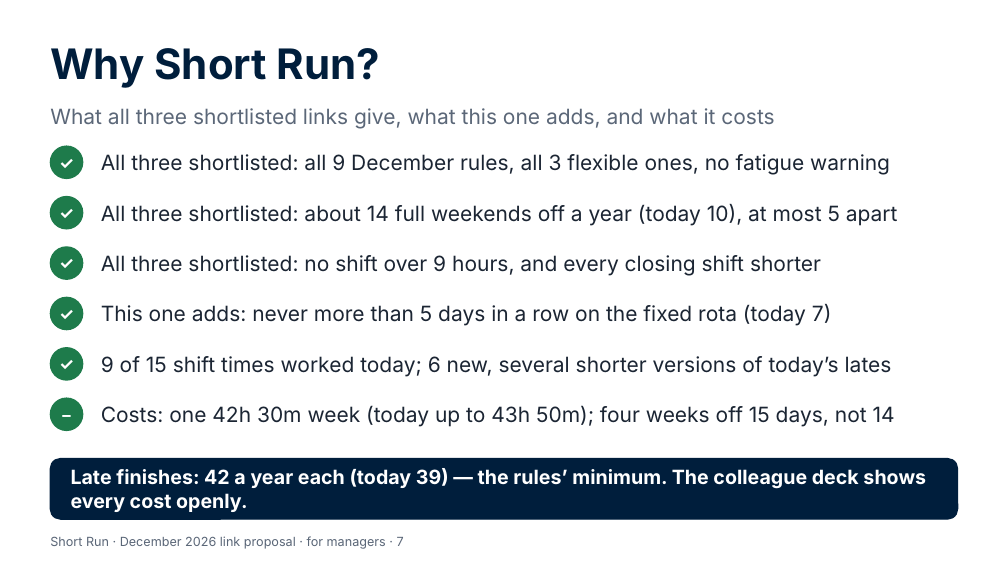
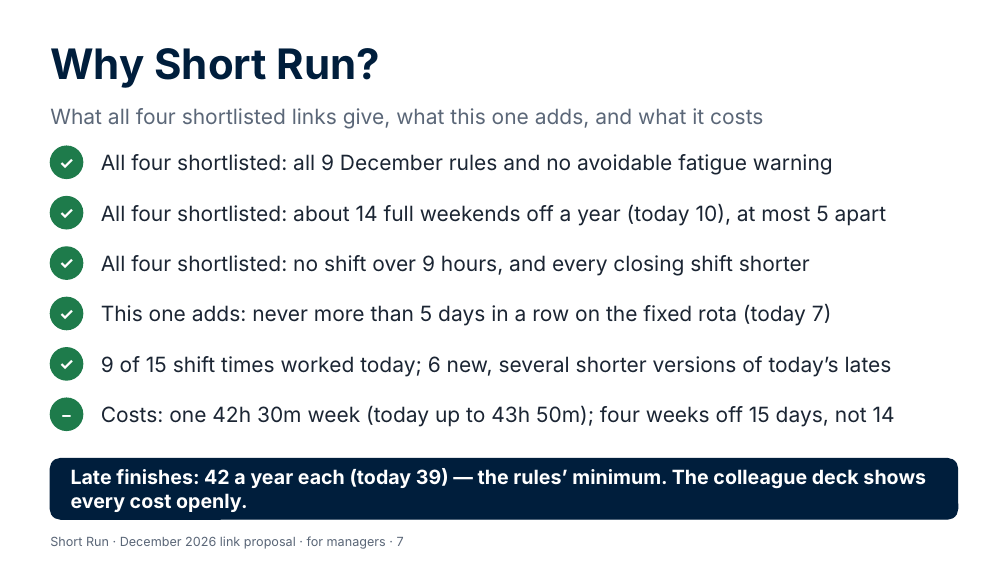
Before and after one commit to Garethdavidmiller/roster-app, a slide deck: slide 7 of docs/links-26/presentations/Short-Run-for-managers.pptx. Drawn at 1008x567 pixels with LibreOffice and Linux fonts; fonts in the diff are those of the drawing. Boxes give left, top, right and bottom in pixels: in the first picture for what was removed or moved away, otherwise in the second. Text is boxed around its words. In the diff, an @@ line names an element or a change of style, - is before the commit and + after.

```diff
--- a/docs/links-26/presentations/Short-Run-for-managers.pptx
+++ b/docs/links-26/presentations/Short-Run-for-managers.pptx
@@ text at box(50, 108, 763, 129): text changed @@
-What all three shortlisted links give, what this one adds, and what it costs
+What all four shortlisted links give, what this one adds, and what it costs
@@ text at box(101, 154, 833, 175): text changed @@
-All three shortlisted: all 9 December rules, all 3 flexible ones, no fatigue warning
+All four shortlisted: all 9 December rules and no avoidable fatigue warning
@@ text at box(101, 204, 887, 226): text changed @@
-All three shortlisted: about 14 full weekends off a year (today 10), at most 5 apart
+All four shortlisted: about 14 full weekends off a year (today 10), at most 5 apart
@@ text at box(101, 255, 810, 276): text changed @@
-All three shortlisted: no shift over 9 hours, and every closing shift shorter
+All four shortlisted: no shift over 9 hours, and every closing shift shorter
```
Also in this commit, not shown: 55 other files.
